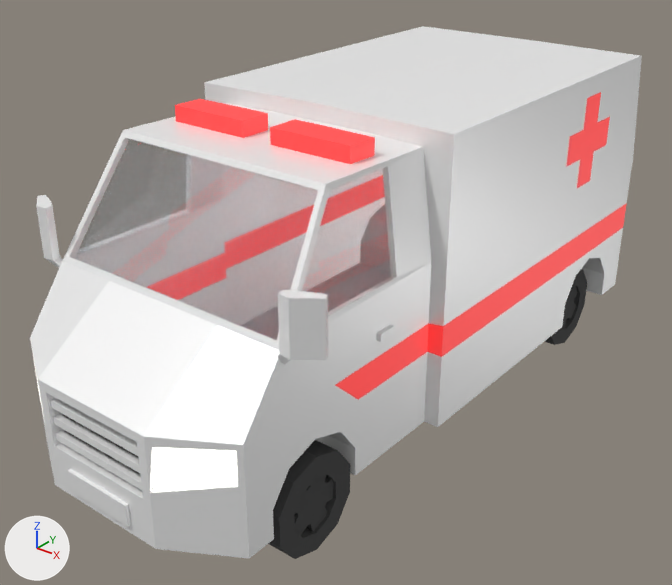
What one commit did to the glTF model dist/assets/traffic/ambulance.glb.
One viewpoint serves both versions: a 50 mm camera at (4.52, -5.97, 4.66) aimed at (-0.06, -0.24, 1.11). Arrows for +X, +Y and +Z are at lower left; the lights stay in place. The first picture is the older version. Vertices at exactly the same position are counted once.

Names of what the first picture shows: 'Ambulance', 'Ambulance wheel front left', 'Ambulance wheel rear left'.
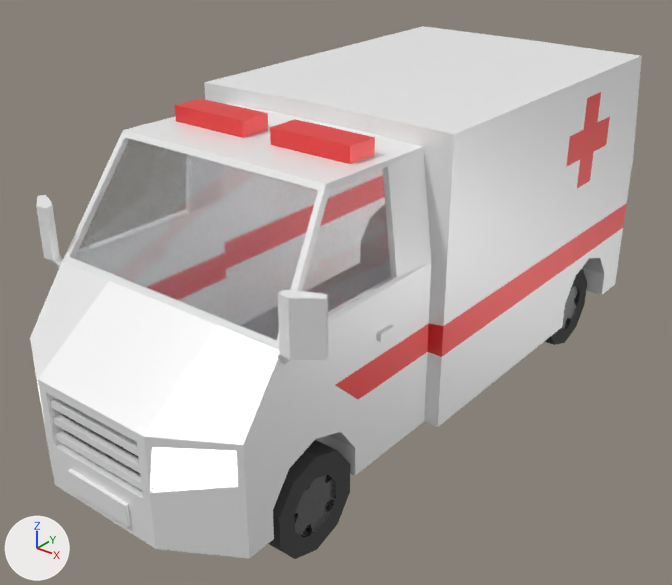
The change, as a diff of the scene's bpy script:
```diff
--- a/dist/assets/traffic/ambulance.glb.py
+++ b/dist/assets/traffic/ambulance.glb.py
@@ mat_body_001 @@
 mat_body_001.metallic = 0.1
-mat_body_001.emission_color = (0.45, 0.025, 0.025)  # red #b32c2c
-mat_body_001.emission_strength = 1.0
+mat_body_001.roughness = 0.4
@@ mat_glass @@
 mat_glass.alpha = 0.2
-mat_glass.transmission_weight = 0.8
+mat_glass.transmission_weight = 0.85
+mat_glass.metallic = 0.1
@@ mat_body_003 @@
 mat_body_003.metallic = 0.1
-mat_body_003.emission_color = (0.45, 0.025, 0.025)  # red #b32c2c
-mat_body_003.emission_strength = 1.0
+mat_body_003.roughness = 0.4
@@ mat_tire_002 @@
 mat_tire_002.base_color = (0.06, 0.06, 0.06)  # dark grey #454545
-mat_tire_002.metallic = 0.1
 mat_tire_002.roughness = 0.95
@@ mat_rim_002 @@
+mat_rim_002 = principled_material('rim.002')
+mat_rim_002.base_color = (0.25, 0.25, 0.25)  # grey #898989
+mat_rim_002.metallic = 0.8
+mat_rim_002.roughness = 0.2
@@ mat_rim @@
+mat_rim = principled_material('rim')
+mat_rim.base_color = (0.25, 0.25, 0.25)  # grey #898989
+mat_rim.metallic = 0.8
+mat_rim.roughness = 0.2
@@ me_cube_073 @@
 me_cube_073.from_pydata(...)  # 80 vertices, 153 faces; spans x 0.785..1.09, y -2.294..-1.513, z 0.0..0.821
 # used by ob_ambulance_wheel_front_left; location = (0.0, 0.0, 0.0)
-me_cube_073.materials.append(mat_tire_001)  # dark grey #454545
+# me_cube_073 part 1: all 93 faces that had it switch from mat_tire (dark grey #454545) to mat_rim (grey #898989)
@@ me_cube_074 @@
 me_cube_074.from_pydata(...)  # 80 vertices, 153 faces; spans x 0.785..1.09, y 1.7..2.481, z 0.0..0.821
 # used by ob_ambulance_wheel_rear_left; location = (0.0, 0.0, 0.0)
-me_cube_074.materials.append(mat_tire_005)  # dark grey #454545
+# me_cube_074 part 2: all 93 faces that had it switch from mat_tire_004 (dark grey #454545) to mat_rim_002 (grey #898989)
+me_cube_074.materials.append(mat_tire_002)  # dark grey #454545
```

Where the change shows, as pixel boxes [x1, y1, x2, y2] in the pictures (672 x 585 px):
'Ambulance', surface changed, recoloured
    both: [108, 90, 627, 402]
part 1 of me_cube_073, recoloured (dark grey to grey)
    both: [294, 475, 336, 536]
part 2 of me_cube_074, recoloured (dark grey to grey)
    both: [560, 286, 580, 330]
